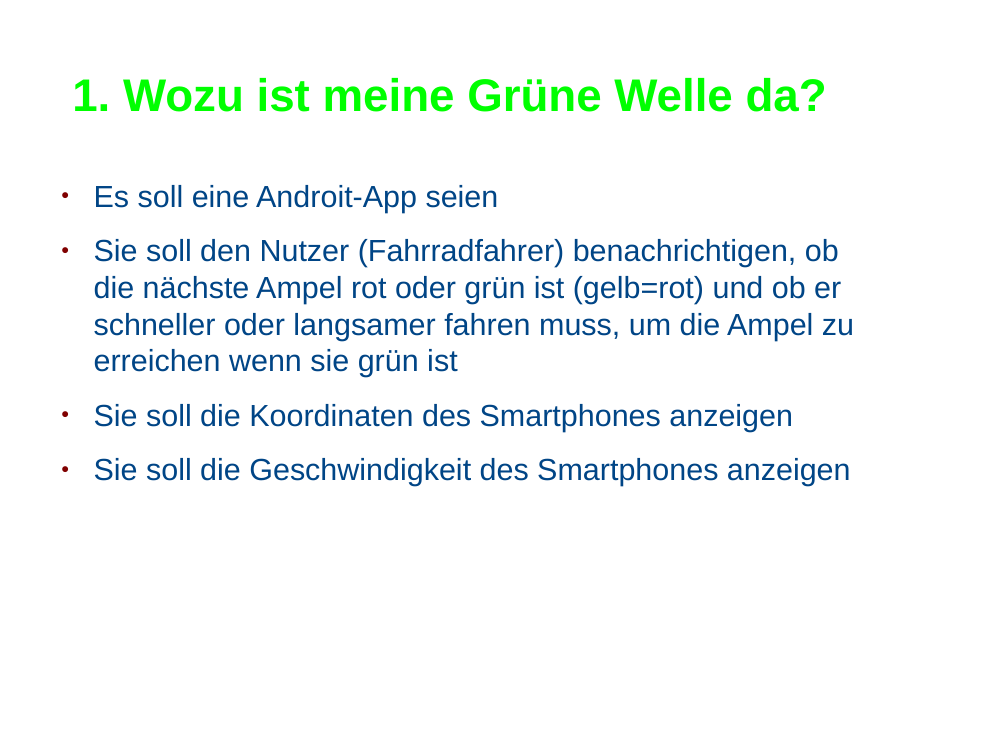
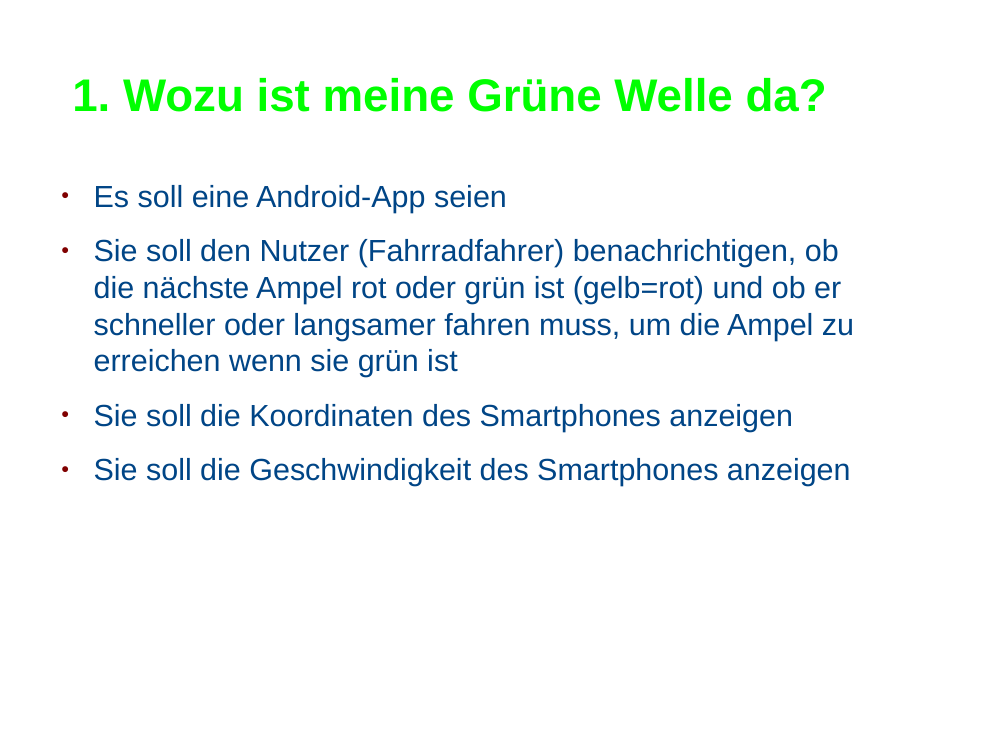
Before and after one commit to MrMariusAP/MeineGrueneWelle, a slide deck: slide 3 of app/src/main/res/Präsentation_MeineGrüneWelle.odp. Drawn at 1008x756 pixels with LibreOffice and Linux fonts; fonts in the diff are those of the drawing; background and template pictures are left out. Boxes give left, top, right and bottom in pixels: in the first picture for what was removed or moved away, otherwise in the second. Text is boxed around its words. In the diff, an @@ line names an element or a change of style, - is before the commit and + after.

```diff
--- a/app/src/main/res/Präsentation_MeineGrüneWelle.odp
+++ b/app/src/main/res/Präsentation_MeineGrüneWelle.odp
@@ text at bbox=[94, 185, 507, 213]: text changed @@
-● Es soll eine Androit-App seien
+● Es soll eine Android-App seien
```
Also in this commit, not shown: 2 other slides changed, 1 other file.
